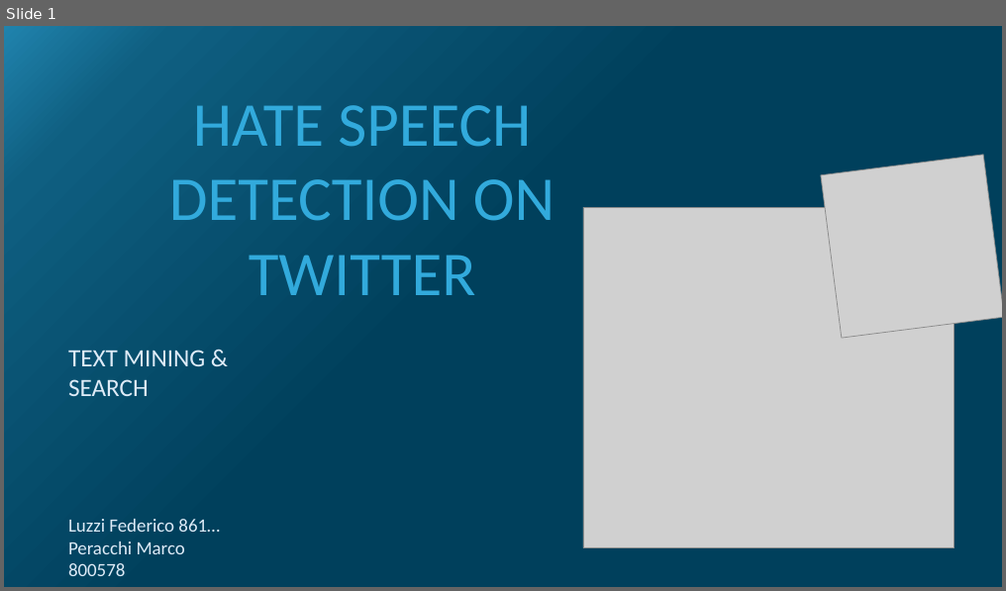
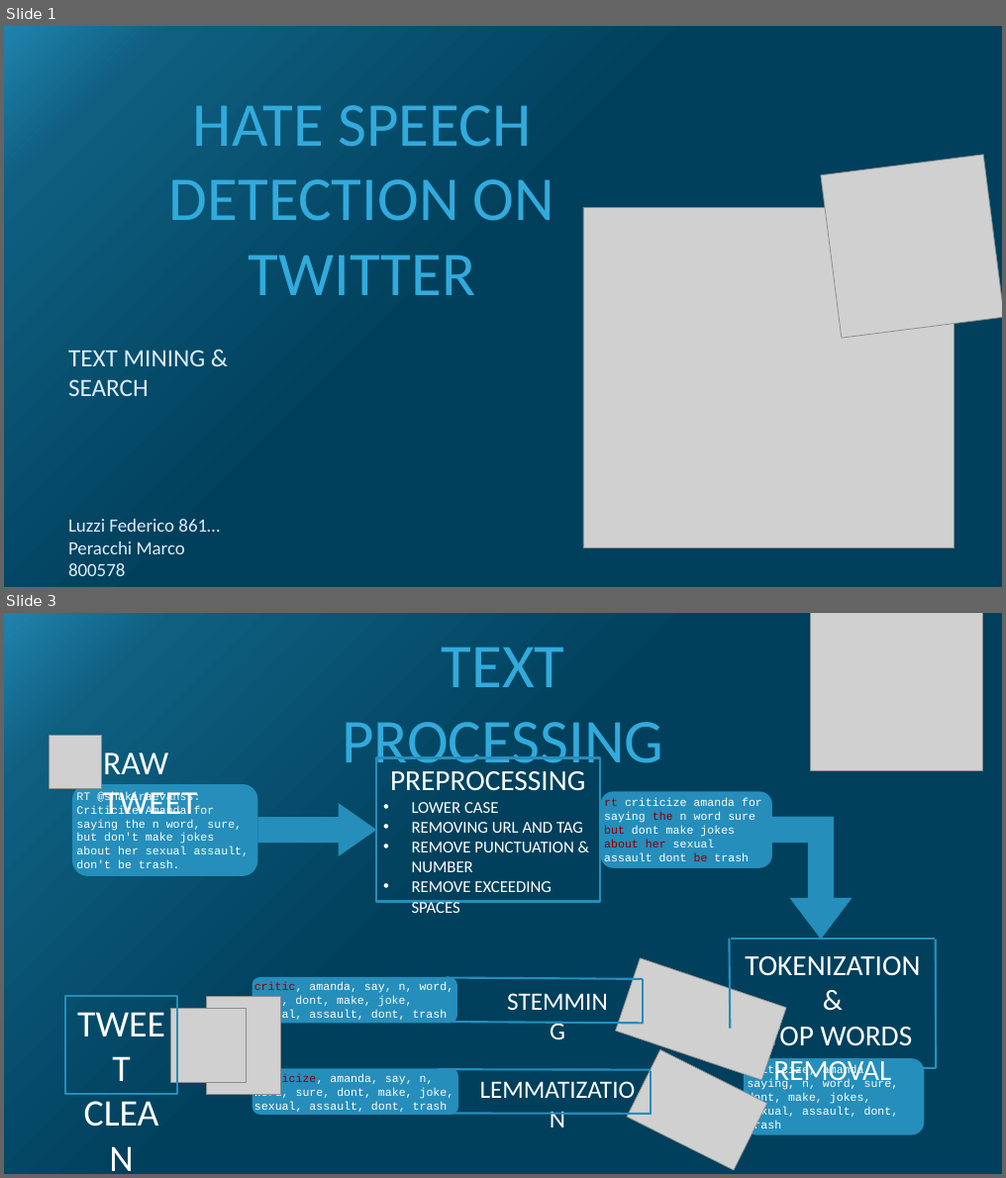
Before and after one commit to MarcoP9/textmining, a slide deck: PresentationTextMining.pptx. Shown one above the other, each under a label of ours: slide 1 before the commit, slides 1 and 3 after it; the slides between them are not shown. The pictures are 1006x591 and 1006x1178 pixels, drawn with LibreOffice and Linux fonts; fonts in the diff are those of the drawing; grey boxes stand for pictures. Boxes give left, top, right and bottom in pixels: in the first picture for what was removed or moved away, otherwise in the second. Text is boxed around its words. In the diff, an @@ line names an element or a change of style, - is before the commit and + after.

```diff
--- a/PresentationTextMining.pptx
+++ b/PresentationTextMining.pptx
@@ slide 3 added at <box>4,613,1002,1174</box>, background gradient #00405C to #0F5F81 to #2083AD @@
@@ picture added at <box>811,613,983,771</box> @@
@@ text added at <box>342,647,664,777</box>, 60 pt, text #32AADC @@
+TEXT PROCESSING
@@ picture added at <box>49,736,102,789</box> @@
@@ text added at <box>103,753,197,823</box>, 32 pt, text #FFFFFF @@
+RAW TWEET
@@ rectangle added at <box>376,759,600,902</box>, outline #258EBB 2 pt, 16 pt, text #FFFFFF @@
+PREPROCESSING
+• LOWER CASE
+• REMOVING URL AND TAG
+• REMOVE PUNCTUATION & NUMBER
+• REMOVE EXCEEDING SPACES
@@ rounded rectangle added at <box>72,784,257,876</box>, fill #258EBB, 11 pt, text #FFFFFF @@
+RT @shakiraevanss: Criticize Amanda for saying the n word, sure, but don't make jokes about her sexual assault, don't be trash.
@@ right arrow added at <box>257,803,377,857</box>, fill #258EBB @@
@@ rounded rectangle added at <box>601,792,773,868</box>, fill #258EBB, 11 pt, text #FFFFFF @@
+rt criticize amanda for saying the n word sure but dont make jokes about her sexual assault dont be trash
@@ bent up arrow added at <box>769,817,851,940</box>, fill #258EBB @@
@@ line added from (730, 939) to (731, 1029), #258EBB 2 pt @@
@@ line added from (936, 939) to (731, 939), #258EBB 2 pt @@
@@ picture added at <box>616,959,786,1080</box> @@
@@ text added at <box>745,957,920,1087</box>, 28 pt, text #FFFFFF @@
+  TOKENIZATION &
+  STOP WORDS REMOVAL
@@ line added from (936, 940) to (936, 1068), #258EBB 2 pt @@
@@ rectangle added at <box>65,995,177,1093</box>, outline #258EBB 2 pt, 36 pt, text #FFFFFF @@
+TWEET CLEAN
@@ picture added at <box>206,997,281,1094</box> @@
@@ rounded rectangle added at <box>252,977,456,1023</box>, fill #258EBB, 11 pt, text #FFFFFF @@
+critic, amanda, say, n, word, sure, dont, make, joke, sexual, assault, dont, trash
@@ line added from (644, 979) to (446, 978), #258EBB 2 pt @@
@@ text added at <box>493,981,623,1019</box>, 24 pt, text #FFFFFF @@
+STEMMING
@@ line added from (644, 1023) to (644, 980), #258EBB 2 pt @@
@@ picture added at <box>171,1008,246,1083</box> @@
@@ line added from (644, 1023) to (447, 1022), #258EBB 2 pt @@
@@ picture added at <box>627,1050,767,1170</box> @@
@@ rounded rectangle added at <box>252,1069,459,1115</box>, fill #258EBB, 11 pt, text #FFFFFF @@
+criticize, amanda, say, n, word, sure, dont, make, joke, sexual, assault, dont, trash
@@ line added from (650, 1070) to (438, 1069), #258EBB 2 pt @@
@@ text added at <box>467,1070,648,1108</box>, 24 pt, text #FFFFFF @@
+LEMMATIZATION
@@ line added from (650, 1115) to (650, 1071), #258EBB 2 pt @@
@@ rounded rectangle added at <box>744,1059,924,1135</box>, fill #258EBB, 11 pt, text #FFFFFF @@
+criticize, amanda, saying, n, word, sure, dont, make, jokes, sexual, assault, dont, trash
@@ line added from (936, 1068) to (909, 1068), #258EBB 2 pt @@
@@ line added from (650, 1114) to (438, 1114), #258EBB 2 pt @@
```
Also in this commit, not shown: 1 slide changed, 4 other slides added, 4 slides removed.
